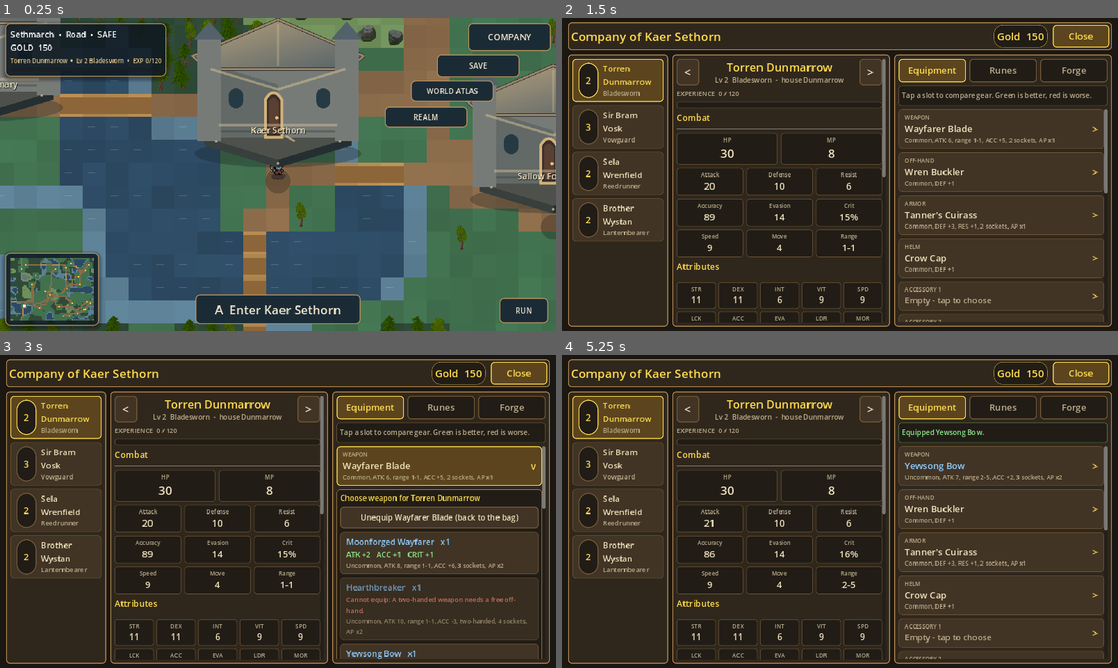
Above: before the commit, frames 1-4 (two rows, left to right).
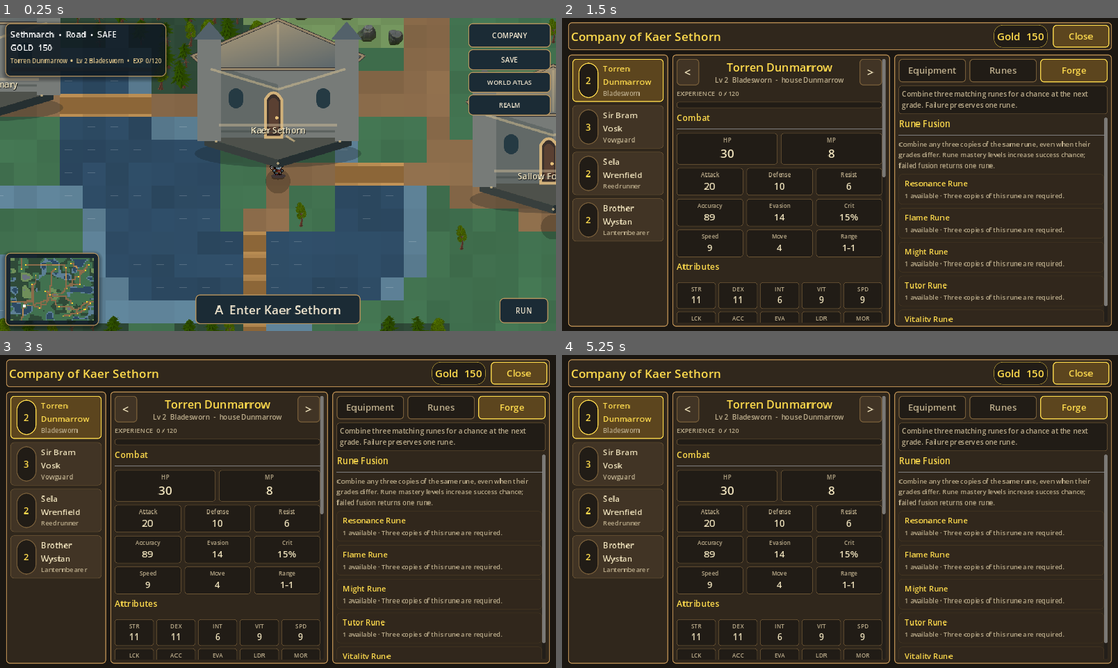
Above: after the commit, the same moments.

Repository: ninjun42215-gif/KindleWake
Game: Godot game, scene res://World.tscn
Two runs of this game, one before a commit and one after it. Both use one fixed random seed, a clock stepped at 60 frames per second and the inputs below. This scene is started directly instead of the project's main scene.
Inputs:
- Up to frame 1 (0.25 s): no input
- Up to frame 2 (1.5 s): click "COMPANY" at 0.5 s; click "SAVE" at 1.25 s
- Up to frame 3 (3 s): click "WORLD ATLAS" at 2 s; click "REALM" at 2.75 s
- Up to frame 4 (5.25 s): click "A Enter Kaer Sethorn" at 3.5 s; click "A Enter Kaer Sethorn" at 4.25 s; click "RUN" at 5 s

The runs differ from the first frame. In frame 1, 4.7% of the frame differs, in the area x 69-100%, y 4-36%; in frame 2, 7.0%; in frame 3, 11%, in the area x 60-99%, y 13-98%; in frame 4, 7.2%.

Commit message:
fix: stack world HUD actions for phone screens

Diff:
--- a/Kindlewake/scripts/ui/world_scene.gd
+++ b/Kindlewake/scripts/ui/world_scene.gd
@@ -50,6 +50,7 @@
 var global_atlas_btn: Button
 var empire_btn: Button
 var boss_btn: Button
+var top_actions_box: VBoxContainer
 var empire_screen: EmpireScreenScript
 var prompt_btn: Button
 var place_panel: PanelContainer
@@ -746,18 +747,23 @@
         info_label.add_theme_font_size_override("font_size", 15 if compact else 19)
     if leader_status_label != null:
         leader_status_label.add_theme_font_size_override("font_size", 12 if compact else 14)
+    if top_actions_box != null:
+        top_actions_box.custom_minimum_size = Vector2(clampf(vw * 0.36, 128.0, 190.0), 0.0)
     if company_btn != null:
-        company_btn.custom_minimum_size = Vector2(clampf(vw * 0.16, 130.0, 190.0), 56.0 if compact else 64.0)
-        company_btn.add_theme_font_size_override("font_size", 16 if compact else 20)
+        company_btn.custom_minimum_size = Vector2(0.0, 50.0 if compact else 56.0)
+        company_btn.add_theme_font_size_override("font_size", 13 if compact else 16)
     if manual_save_btn != null:
-        manual_save_btn.custom_minimum_size = Vector2(clampf(vw * 0.16, 130.0, 190.0), 48.0 if compact else 52.0)
-        manual_save_btn.add_theme_font_size_override("font_size", 15 if compact else 18)
+        manual_save_btn.custom_minimum_size = Vector2(0.0, 42.0 if compact else 48.0)
+        manual_save_btn.add_theme_font_size_override("font_size", 13 if compact else 16)
     if global_atlas_btn != null:
-        global_atlas_btn.custom_minimum_size = Vector2(clampf(vw * 0.16, 130.0, 190.0), 48.0)
-        global_atlas_btn.add_theme_font_size_override("font_size", 14 if compact else 17)
+        global_atlas_btn.custom_minimum_size = Vector2(0.0, 42.0 if compact else 48.0)
+        global_atlas_btn.add_theme_font_size_override("font_size", 12 if compact else 15)
     if empire_btn != null:
-        empire_btn.custom_minimum_size = Vector2(clampf(vw * 0.16, 130.0, 190.0), 48.0)
-        empire_btn.add_theme_font_size_override("font_size", 14 if compact else 17)
+        empire_btn.custom_minimum_size = Vector2(0.0, 42.0 if compact else 48.0)
+        empire_btn.add_theme_font_size_override("font_size", 12 if compact else 15)
+    if boss_btn != null:
+        boss_btn.custom_minimum_size = Vector2(0.0, 42.0 if compact else 48.0)
+        boss_btn.add_theme_font_size_override("font_size", 12 if compact else 15)
     if prompt_btn != null:
         prompt_btn.custom_minimum_size = Vector2(clampf(vw * 0.42, 230.0, 380.0), 64.0 if compact else 68.0)
         prompt_btn.add_theme_font_size_override("font_size", 20 if compact else 28)
@@ -805,32 +811,23 @@
     root.add_child(info_panel)
     info_panel.set_anchors_and_offsets_preset(Control.PRESET_TOP_LEFT, Control.PRESET_MODE_MINSIZE, 12)
 
-    # Top-right: company management is always one tap away on the road.
-    company_btn = _btn("COMPANY", _open_party, 20)
-    company_btn.custom_minimum_size = Vector2(190, 64)
-    root.add_child(company_btn)
-    company_btn.set_anchors_and_offsets_preset(Control.PRESET_TOP_RIGHT, Control.PRESET_MODE_MINSIZE, 12)
-    company_btn.grow_horizontal = Control.GROW_DIRECTION_BEGIN
-    manual_save_btn = _btn("SAVE", _save_campaign_manual, 18)
-    manual_save_btn.custom_minimum_size = Vector2(190, 52)
-    root.add_child(manual_save_btn)
-    manual_save_btn.set_anchors_and_offsets_preset(Control.PRESET_TOP_RIGHT, Control.PRESET_MODE_MINSIZE, 84)
-    manual_save_btn.grow_horizontal = Control.GROW_DIRECTION_BEGIN
-    global_atlas_btn = _btn("WORLD ATLAS", _open_world_atlas, 17)
-    global_atlas_btn.custom_minimum_size = Vector2(190, 48)
-    root.add_child(global_atlas_btn)
-    global_atlas_btn.set_anchors_and_offsets_preset(Control.PRESET_TOP_RIGHT, Control.PRESET_MODE_MINSIZE, 144)
-    global_atlas_btn.grow_horizontal = Control.GROW_DIRECTION_BEGIN
-    empire_btn = _btn("REALM", _open_empire, 17)
-    empire_btn.custom_minimum_size = Vector2(190, 48)
-    root.add_child(empire_btn)
-    empire_btn.set_anchors_and_offsets_preset(Control.PRESET_TOP_RIGHT, Control.PRESET_MODE_MINSIZE, 204)
-    empire_btn.grow_horizontal = Control.GROW_DIRECTION_BEGIN
-    boss_btn = _btn("REGIONAL GUARDIAN", _challenge_regional_boss, 17)
-    boss_btn.custom_minimum_size = Vector2(190, 48)
-    root.add_child(boss_btn)
-    boss_btn.set_anchors_and_offsets_preset(Control.PRESET_TOP_RIGHT, Control.PRESET_MODE_MINSIZE, 264)
-    boss_btn.grow_horizontal = Control.GROW_DIRECTION_BEGIN
+    # Top-right actions use one vertical stack so controls never overlap on phones.
+    top_actions_box = VBoxContainer.new()
+    top_actions_box.add_theme_constant_override("separation", 4)
+    root.add_child(top_actions_box)
+    top_actions_box.set_anchors_and_offsets_preset(Control.PRESET_TOP_RIGHT, Control.PRESET_MODE_MINSIZE, 12)
+    top_actions_box.grow_horizontal = Control.GROW_DIRECTION_BEGIN
+    top_actions_box.custom_minimum_size = Vector2(150, 0)
+    company_btn = _btn("COMPANY", _open_party, 16)
+    top_actions_box.add_child(company_btn)
+    manual_save_btn = _btn("SAVE", _save_campaign_manual, 16)
+    top_actions_box.add_child(manual_save_btn)
+    global_atlas_btn = _btn("WORLD ATLAS", _open_world_atlas, 15)
+    top_actions_box.add_child(global_atlas_btn)
+    empire_btn = _btn("REALM", _open_empire, 15)
+    top_actions_box.add_child(empire_btn)
+    boss_btn = _btn("BOSSES", _challenge_regional_boss, 15)
+    top_actions_box.add_child(boss_btn)
 
     # Top-centre: ambush banner
     banner = _hud_panel(0.95)
